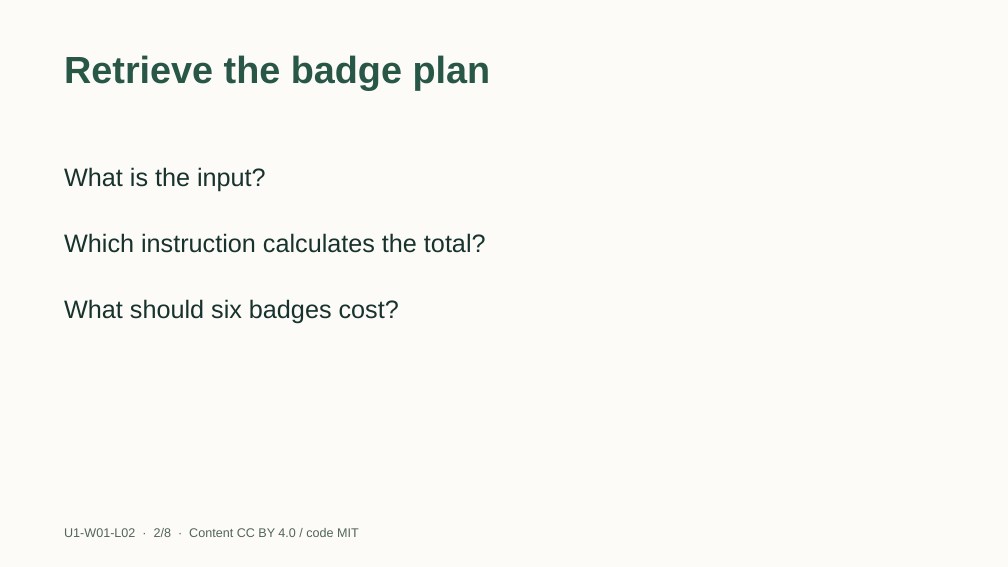
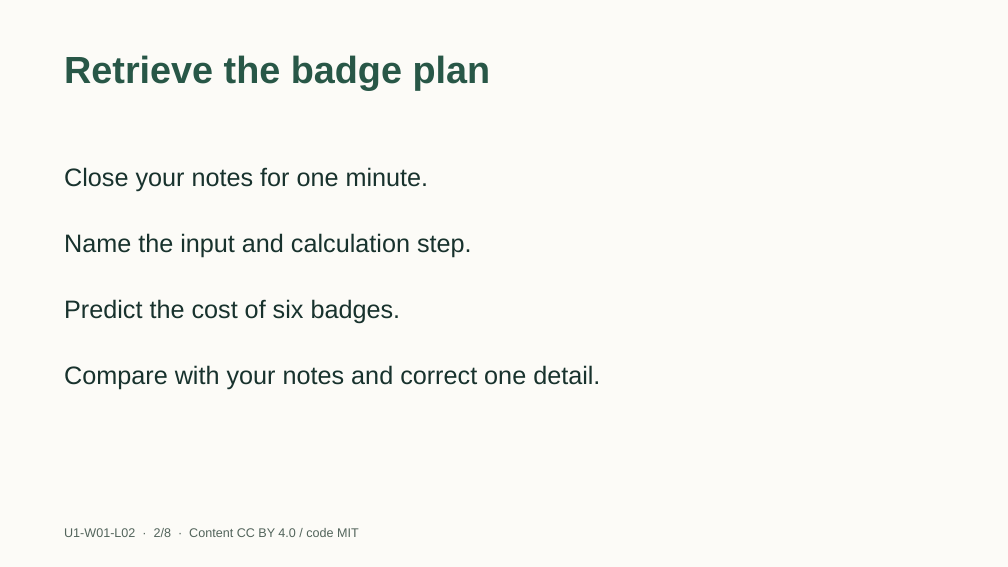
Before and after one commit to EdugenIO/cs-atar-textbook, a slide deck: slide 2 of dist/slides/u1-w01-l02.pptx. Drawn at 1008x567 pixels with LibreOffice and Linux fonts; fonts in the diff are those of the drawing. Boxes give left, top, right and bottom in pixels: in the first picture for what was removed or moved away, otherwise in the second. Text is boxed around its words. In the diff, an @@ line names an element or a change of style, - is before the commit and + after.

Commit message:
Add guided instructional strategies to Week 1 lesson slides

```diff
--- a/dist/slides/u1-w01-l02.pptx
+++ b/dist/slides/u1-w01-l02.pptx
@@ text at [64,167,429,192]: text changed @@
-What is the input?
+Close your notes for one minute.
@@ text at [64,233,472,258]: text changed @@
-Which instruction calculates the total?
+Name the input and calculation step.
@@ text at [64,299,401,324]: text changed @@
-What should six badges cost?
+Predict the cost of six badges.
@@ text added at [64,365,600,390], 24 pt, text #18322D @@
+Compare with your notes and correct one detail.
```
Also in this commit, not shown: 3 other slides changed, 12 other files.
